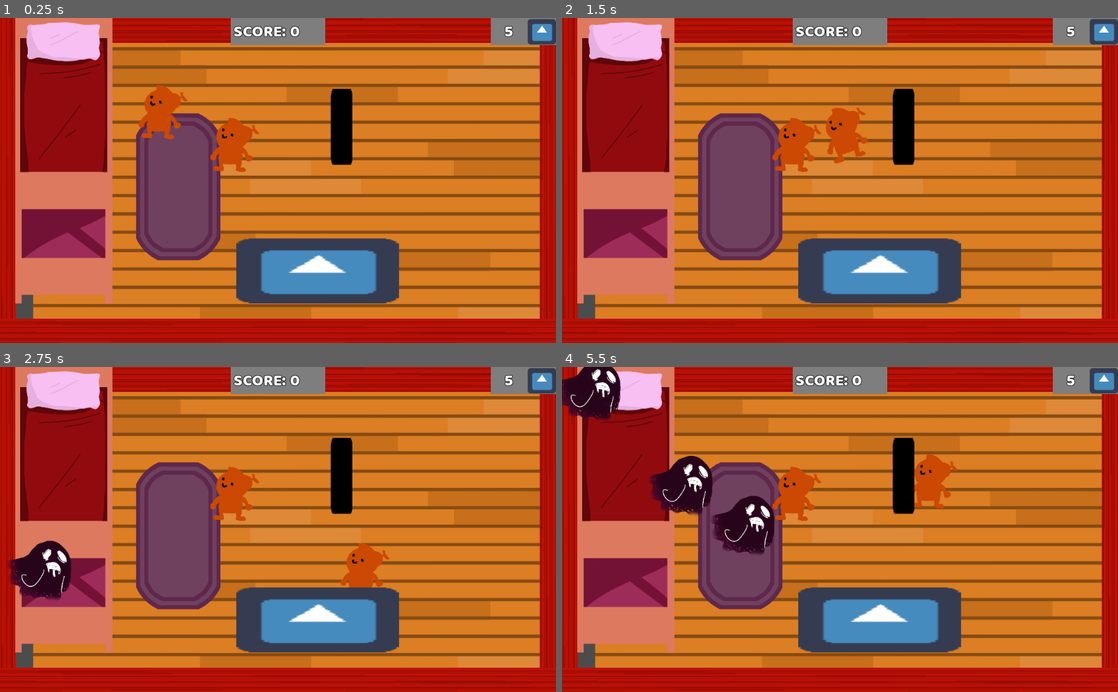
Above: before the commit, frames 1-4 (two rows, left to right).
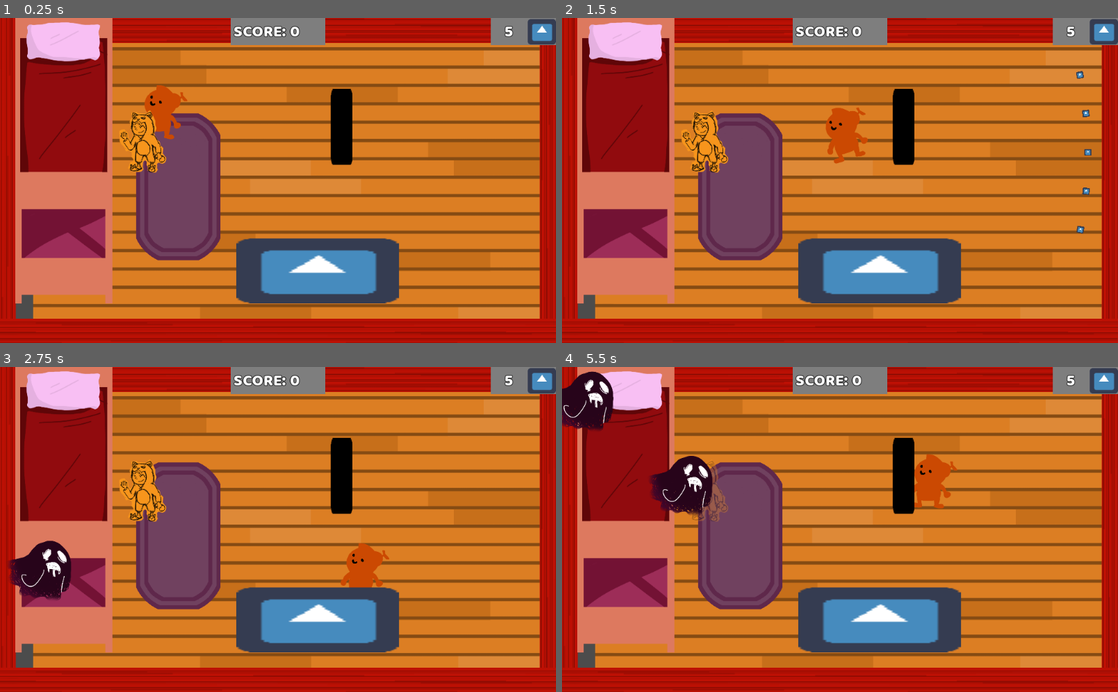
Above: after the commit, the same moments.

Repository: JuannFerrari/GlobalGameJam2019
Game: Godot game, scene res://Game.tscn
Two runs of this game, one before a commit and one after it. Both use one fixed random seed, a clock stepped at 60 frames per second and the inputs below. The engine's default icon, where the game draws it, is replaced by a stand-in: a white triangle on a blue panel in a dark square.
Inputs:
- Up to frame 1 (0.25 s): no input
- Up to frame 2 (1.5 s): tap Enter (ui_accept) at 0.5, 0.77 s; hold Right (ui_right) 0.53-1.28 s; hold Down (ui_down) from 1.28 s (still down)
- Up to frame 3 (2.75 s): tap Enter (ui_accept) at 1.52 s; release Down (ui_down) at 2.03 s; hold Right (ui_right) from 2.03 s (still down)
- Up to frame 4 (5.5 s): release Right (ui_right) at 2.78 s; hold Up (ui_up) 2.78-3.53 s; tap Enter (ui_accept) at 3.02, 3.77, 4.52 s; hold Left (ui_left) 3.53-5.03 s; hold Down (ui_down) from 5.03 s (still down)

The runs differ from the first frame. In frame 1, 1.7% of the frame differs, in the area x 21-47%, y 28-48%; in frame 2, 1.9%; in frame 3, 1.7%; in frame 4, 3.6%, in the area x 0-47%, y 0-58%.

Commit message:
sprites beta jerry

Diff:
--- a/Game.tscn
+++ b/Game.tscn
@@ -1,7 +1,7 @@
 [gd_scene load_steps=6 format=2]
 
 [ext_resource path="res://Player.tscn" type="PackedScene" id=1]
-[ext_resource path="res://Player2.gd" type="Script" id=2]
+[ext_resource path="res://Player2.tscn" type="PackedScene" id=2]
 [ext_resource path="res://Map.tscn" type="PackedScene" id=3]
 [ext_resource path="res://interface/Interface.tscn" type="PackedScene" id=4]
 [ext_resource path="res://Spawner.tscn" type="PackedScene" id=5]
@@ -12,13 +12,12 @@
 position = Vector2( 298.5, 174 )
 action_shoot = "ui_accept2"
 
-[node name="Player2" parent="." instance=ExtResource( 1 )]
-position = Vector2( 430.559, 234.665 )
+[node name="Player2" parent="." instance=ExtResource( 2 )]
+position = Vector2( 250, 250 )
 action_up = "ui_up2"
 action_down = "ui_down2"
 action_right = "ui_right2"
 action_left = "ui_left2"
-script = ExtResource( 2 )
 
 [node name="Map" parent="." instance=ExtResource( 3 )]
 
--- a/Player2.gd
+++ b/Player2.gd
@@ -31,6 +31,7 @@
 
 	if !dead:
 		if Input.is_action_just_pressed(action_shoot):
+			$AnimatedSprite.play("attack")
 			shoot_bullet()
 
 		if Input.is_action_pressed(action_right):
@@ -49,18 +50,19 @@
 
 		direction=motion.angle()
 
-		if(motion < Vector2(1, 1) and motion > Vector2(-1, -1) ):
-			if $AnimationPlayer.current_animation != "idle":
-				$AnimationPlayer.play("idle")
+		if (motion.x<5 and motion.x >-5) and (motion.y<5 and motion.y >-5):
+			$AnimatedSprite.play("idle")
 		else:
-			if ($AnimationPlayer.current_animation != "Move"):
-				$AnimationPlayer.play("Move")
+			$AnimatedSprite.play("walk")
 
+		if motion.x >0:
+			$AnimatedSprite.flip_h=true
+		else:
+			$AnimatedSprite.flip_h=false
 		move_and_collide(motion * delta)
 
 
 	else:
-		$AnimationPlayer.play("idle")
 		$CollisionShape2D.disabled = true
 
 
@@ -84,6 +86,7 @@
 	if life<=0:
 		dead = true
 		#is now ded blep
+		$AnimatedSprite.play("idle")
 		set_rotation_degrees(85)
 
 func _on_Hitbox_area_shape_entered(area_id, area, area_shape, self_shape):
--- a/Player2.tscn
+++ b/Player2.tscn
@@ -1,7 +1,38 @@
-[gd_scene load_steps=3 format=2]
+[gd_scene load_steps=7 format=2]
 
 [ext_resource path="res://Player.tscn" type="PackedScene" id=1]
 [ext_resource path="res://Player2.gd" type="Script" id=2]
+[ext_resource path="res://assets/frames/jerryidle.png" type="Texture" id=3]
+[ext_resource path="res://assets/frames/jerryattack.png" type="Texture" id=4]
+[ext_resource path="res://assets/frames/jerrywalk.png" type="Texture" id=5]
+
+[sub_resource type="SpriteFrames" id=1]
+
+animations = [ {
+"frames": [ ExtResource( 3 ) ],
+"loop": true,
+"name": "idle",
+"speed": 5.0
+}, {
+"frames": [ ExtResource( 4 ), ExtResource( 3 ) ],
+"loop": true,
+"name": "attack",
+"speed": 5.0
+}, {
+"frames": [ ExtResource( 3 ), ExtResource( 5 ) ],
+"loop": true,
+"name": "walk",
+"speed": 5.0
+} ]
 
 [node name="Player2" instance=ExtResource( 1 )]
 script = ExtResource( 2 )
+
+[node name="icon" parent="." index="0"]
+visible = false
+
+[node name="AnimatedSprite" type="AnimatedSprite" parent="." index="6"]
+position = Vector2( 12.7341, -22.0129 )
+scale = Vector2( 0.433334, 0.433334 )
+frames = SubResource( 1 )
+animation = "walk"
